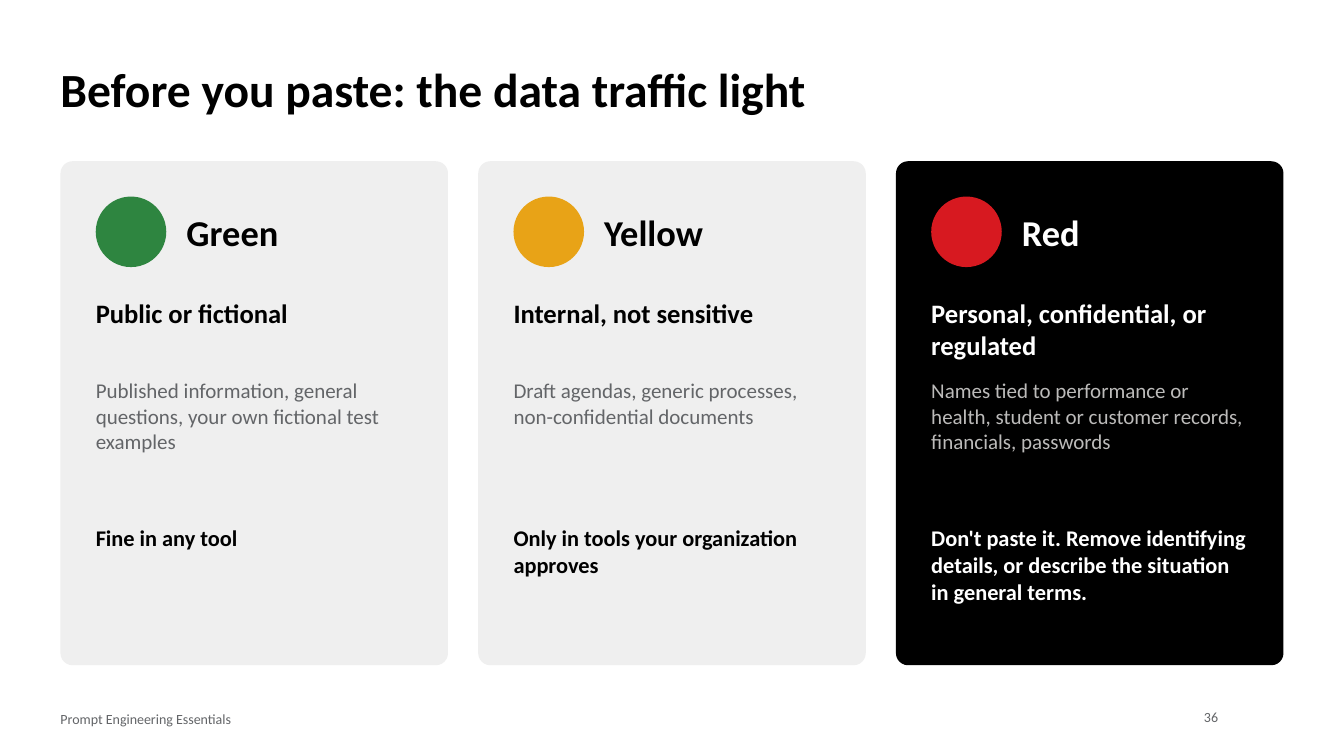
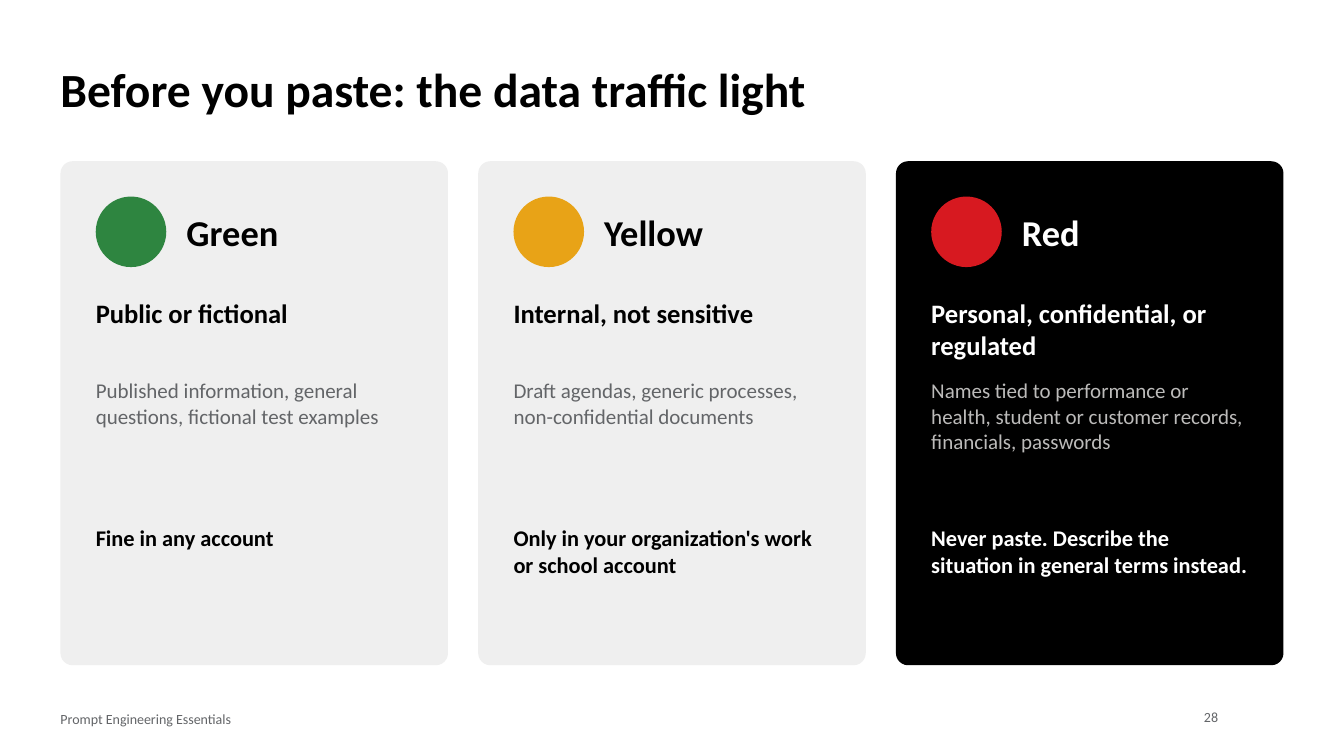
Before and after one commit to DataHurdler/pb-group-D, a slide deck: slide 28 of materials/slides/prompt-engineering-essentials.pptx (slide 36 before the commit). Drawn at 1344x756 pixels with LibreOffice and Linux fonts; fonts in the diff are those of the drawing; background and template pictures are left out. Boxes give left, top, right and bottom in pixels: in the first picture for what was removed or moved away, otherwise in the second. Text is boxed around its words. In the diff, an @@ line names an element or a change of style, - is before the commit and + after.

```diff
--- a/materials/slides/prompt-engineering-essentials.pptx
+++ b/materials/slides/prompt-engineering-essentials.pptx
@@ text at (x1=96, y1=383, x2=378, y2=428): text changed @@
-Published information, general questions, your own fictional test examples
+Published information, general questions, fictional test examples
@@ text at (x1=96, y1=530, x2=273, y2=550): text changed @@
-Fine in any tool
+Fine in any account
@@ text at (x1=514, y1=530, x2=812, y2=573): text changed @@
-Only in tools your organization approves
+Only in your organization's work or school account
@@ text at (x1=931, y1=530, x2=1247, y2=577): text changed @@
-Don't paste it. Remove identifying details, or describe the situation in general terms.
+Never paste. Describe the situation in general terms instead.
@@ page number at (x1=1204, y1=712, x2=1218, y2=722): text changed @@
-36
+28
```
Also in this commit, not shown: 32 other slides changed, 2 slides added, 11 slides removed, 21 other files.
